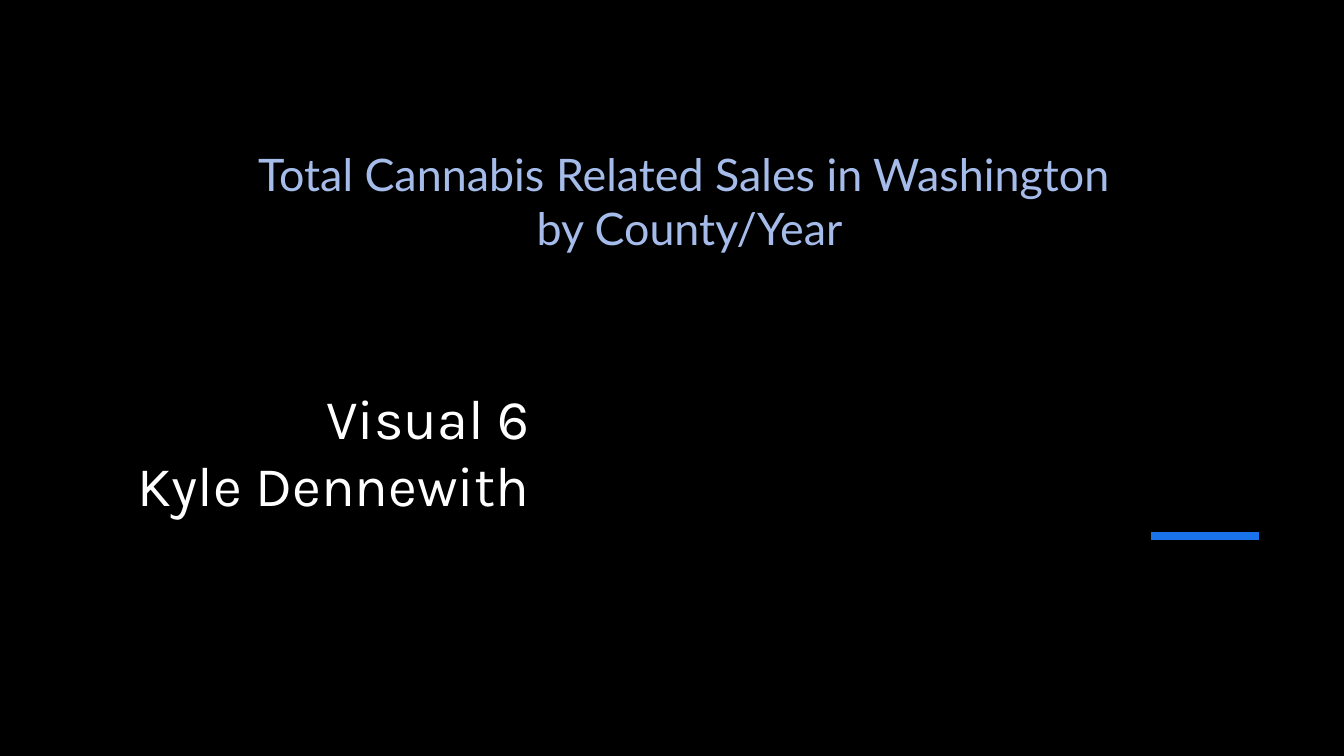
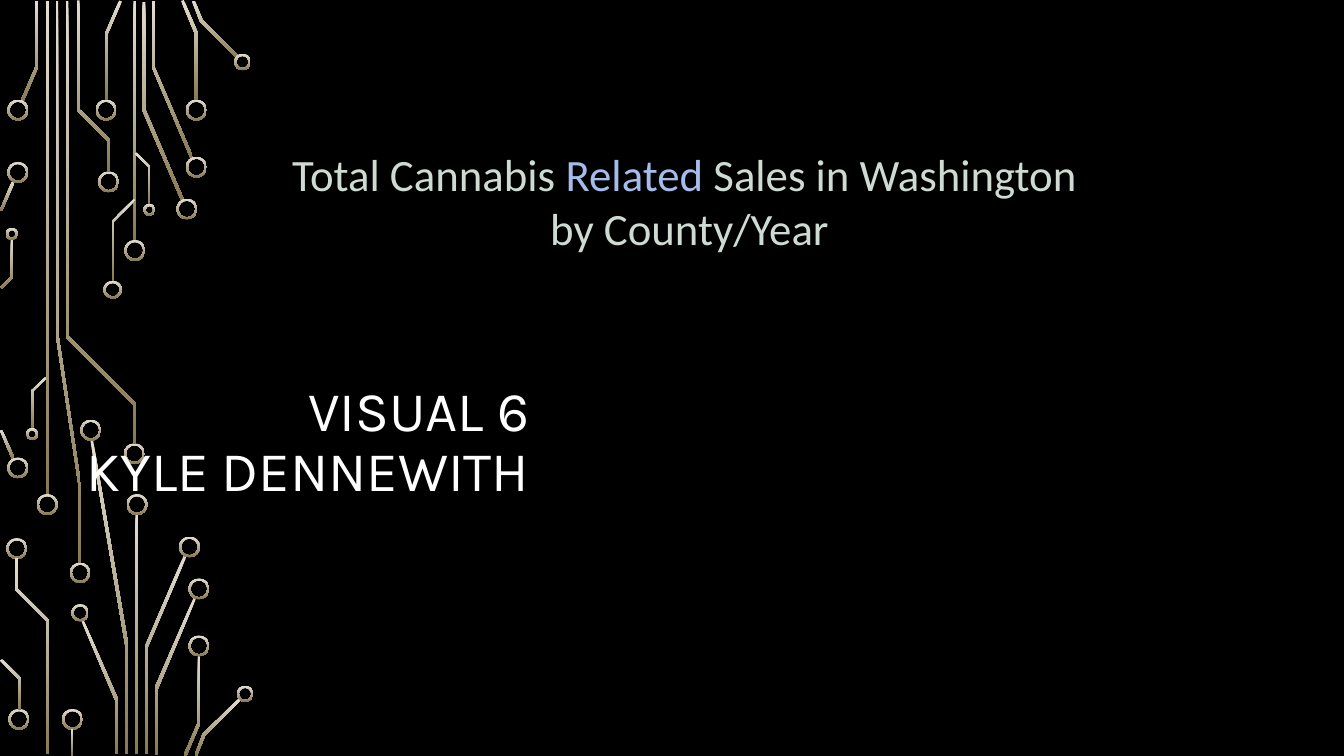
Before and after one commit to nood-leog/CS445-Group, a slide deck: slide 30 of Final Presentation Slides.pptx (slide 15 before the commit). Drawn at 1344x756 pixels with LibreOffice and Linux fonts; fonts in the diff are those of the drawing; background and template pictures are left out. Boxes give left, top, right and bottom in pixels: in the first picture for what was removed or moved away, otherwise in the second. Text is boxed around its words. In the diff, an @@ line names an element or a change of style, - is before the commit and + after.

```diff
--- a/Final Presentation Slides.pptx
+++ b/Final Presentation Slides.pptx
@@ rectangle removed at (402,0,1344,756) @@
@@ text "Total Cannabis Related Sales in ..." at (292,160,1077,253): font Lato to Calibri; text colour #A5BCEB to #CDDBD3 in "Total Cannabis Sales in Washington", "by County/Year" @@
@@ title at (86,395,529,505): text changed @@
-Visual 6
-Kyle Dennewith
+VISUAL 6
+KYLE DENNEWITH
@@ line removed from (1151, 536) to (1259, 536) @@
@@ group added at (0,0,254,756): 50 freeform shapes, 4 rectangles @@
```
Also in this commit, not shown: 21 other slides changed, 16 slides added.
